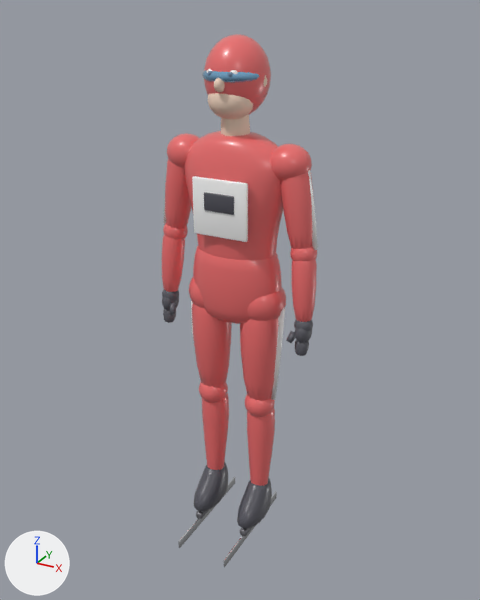
One commit to the glTF model godot/games/frostpeak/art/models/skater.glb: the scene before it, then after it.
Both versions are drawn from a 50 mm lens placed at (1.055, -1.893, 1.86), pointed at (0.032, -0.034, 0.93). Arrows for +X, +Y and +Z are at lower left; the lights stay in place. The picture after the commit comes second. Vertices at exactly the same position are counted once.

The first picture shows 'skater'.
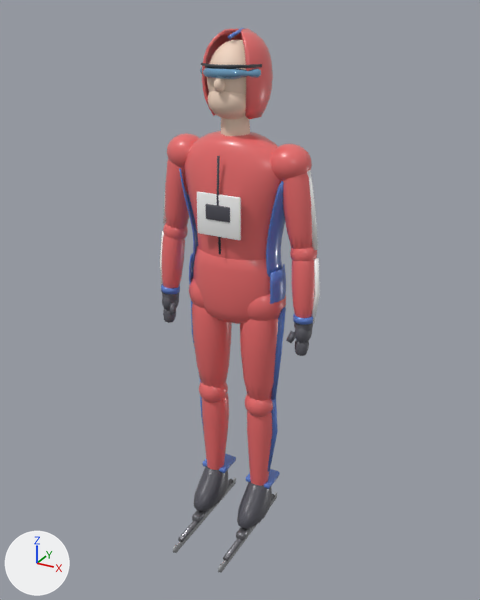
Location of each change, (x1, y1, x2, y2) in pixels of the pictures (480 x 600 px; the box of a moved part takes in the faces that stretch with it):
'skater', reshaped: before (162, 34, 318, 567); after (160, 27, 320, 573)
part 1 of me_loft, added: after (268, 399, 278, 471)
part 2 of me_loft, added: after (311, 258, 320, 323)
part 3 of me_loft, added: after (160, 231, 164, 284)
part 4 of me_loft, moved or reshaped: before (192, 176, 248, 242); after (197, 191, 241, 240)
part 5 of me_loft, moved or reshaped: before (204, 192, 234, 215); after (205, 204, 230, 223)
part 6 of me_loft, added: after (223, 494, 275, 561)
part 7 of me_loft, added: after (178, 479, 234, 542)
part 8 of me_loft, built on: before (164, 34, 271, 224); after (161, 27, 313, 325)
part 9 of me_loft, built on: before (178, 477, 277, 567); after (175, 453, 280, 573)
part 10 of me_loft, recoloured: (191, 301, 285, 400) in both

What the commit changed:
Material 'goggle_frame' (mat_goggle_frame) is new.
Its base color is (0.06, 0.06, 0.07) (dark grey #45454b).
Its roughness is 0.4.
Material 'seam' (mat_seam) is new.
Its base color is (0.05, 0.05, 0.07) (dark grey #3f3f4b).
Its roughness is 0.6.
Material 'suit_accent' (mat_suit_accent) is new.
Its base color is (0.1, 0.2, 0.6) (blue #597ccb).
Its roughness is 0.3.
Its coat weight is 0.5.
me_loft is used by ob_skater; location (0.0, 0.0, 0.0).
me_loft had 11132 vertices, 22056 faces and spanned x -0.3..0.3, y -0.28..0.16, z -0.05..1.79.
me_loft now has 14006 vertices, 27708 faces and spans x -0.32..0.32, y -0.32..0.16, z -0.05..1.81.
me_loft part 1: the loose piece of 24 vertices spanning x 0.24..0.3, y -0.01..0.01, z 1.15..1.4 is copied, and the copy is multiplied about its middle by the matrix ((1.309, -0.086, 0.274), (0.085, 1.337, 0.015), (-0.274, 0.003, 1.312)), then moved by (-0.12, 0.0, -0.88), in mat_suit_accent (blue #597ccb); it spans x 0.13..0.17, y -0.01..0.02, z 0.22..0.56.
me_loft part 2: the loose piece of 24 vertices spanning x 0.24..0.3, y -0.01..0.01, z 1.15..1.4 is copied, and the copy is multiplied about its middle by the matrix ((0.862, -0.021, 0.123), (0.012, 0.868, 0.066), (-0.125, -0.064, 0.86)), then moved by (0.03, -0.01, -0.27); it spans x 0.29..0.32, y -0.03..0.0, z 0.9..1.12.
me_loft part 3: the loose piece of 24 vertices spanning x -0.3..-0.24, y -0.01..0.01, z 1.15..1.4 is copied, and the copy is multiplied about its middle by the matrix ((0.862, 0.01, -0.123), (-0.001, 0.869, 0.064), (0.124, -0.064, 0.86)), then moved by (-0.03, -0.01, -0.27); it spans x -0.32..-0.29, y -0.03..0.0, z 0.9..1.12.
me_loft part 4: the loose piece of 56 vertices spanning x -0.1..0.1, y -0.11..-0.1, z 1.17..1.37 is scaled about its middle by (0.799, 0.833, 0.735), then moved by (0.0, -0.01, -0.02).
me_loft part 5: the loose piece of 56 vertices spanning x -0.05..0.05, y -0.12..-0.11, z 1.26..1.32 is moved by (0.0, -0.01, -0.03).
me_loft part 6: a new loose piece, an 8-sided cylinder along y spanning x 0.089..0.111, y -0.27..0.13, z -0.026..-0.004, in mat_blade_holder (grey #7c7c81).
me_loft part 7: a new loose piece, an 8-sided cylinder along y spanning x -0.111..-0.089, y -0.27..0.13, z -0.026..-0.004, in mat_blade_holder (grey #7c7c81).
me_loft part 8: 69 vertices moved within x -0.27..0.27, y -0.1..0.12, z 1.28..1.69; 535 vertices removed from x -0.27..0.27, y -0.11..0.12, z 1.28..1.79; 2405 vertices added at x -0.3..0.3, y -0.12..0.12, z 0.9..1.81.
me_loft part 9: 118 vertices moved from x -0.11..0.11, y -0.28..0.16, z -0.05..0.01 to x -0.11..0.11, y -0.31..0.16, z -0.05..0.01; 50 vertices removed from x -0.11..0.11, y -0.14..0.06, z -0.01..0.01; 274 vertices added at x -0.15..0.15, y -0.17..0.08, z -0.02..0.17.
me_loft part 10: 88 faces spanning x -0.19..0.19, y -0.02..0.01, z 0.55..0.92 switch from mat_suit_trim (white #fafafa) to mat_suit_accent (blue #597ccb).
Other edits to the shape of me_loft do not show in these pictures.
me_loft gains material mat_seam (dark grey #3f3f4b).
me_loft gains material mat_goggle_frame (dark grey #45454b).
